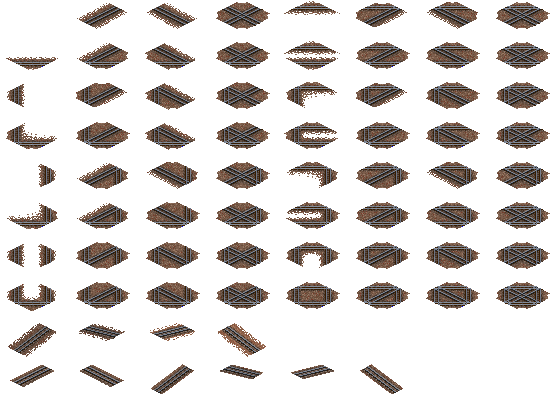
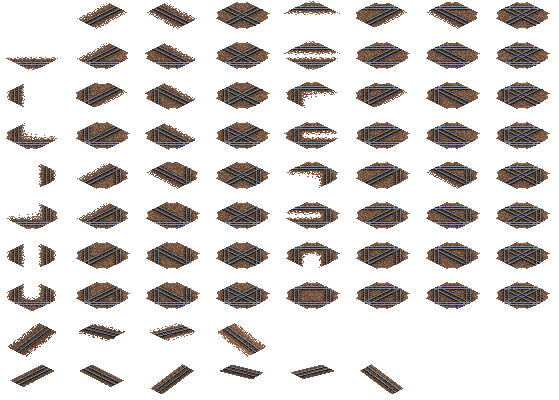
Comparing the layer stacks of the two 559×400 images. Changes:
painted on "1067_full" (1st of 2) over box(13, 326, 401, 393)
painted on "1067_full" (2nd of 2) over box(15, 63, 540, 306)
painted on "ballast_1067_jp_wood" over box(47, 167, 540, 289)
painted on "ballast_jp_old" over box(7, 2, 550, 394)
